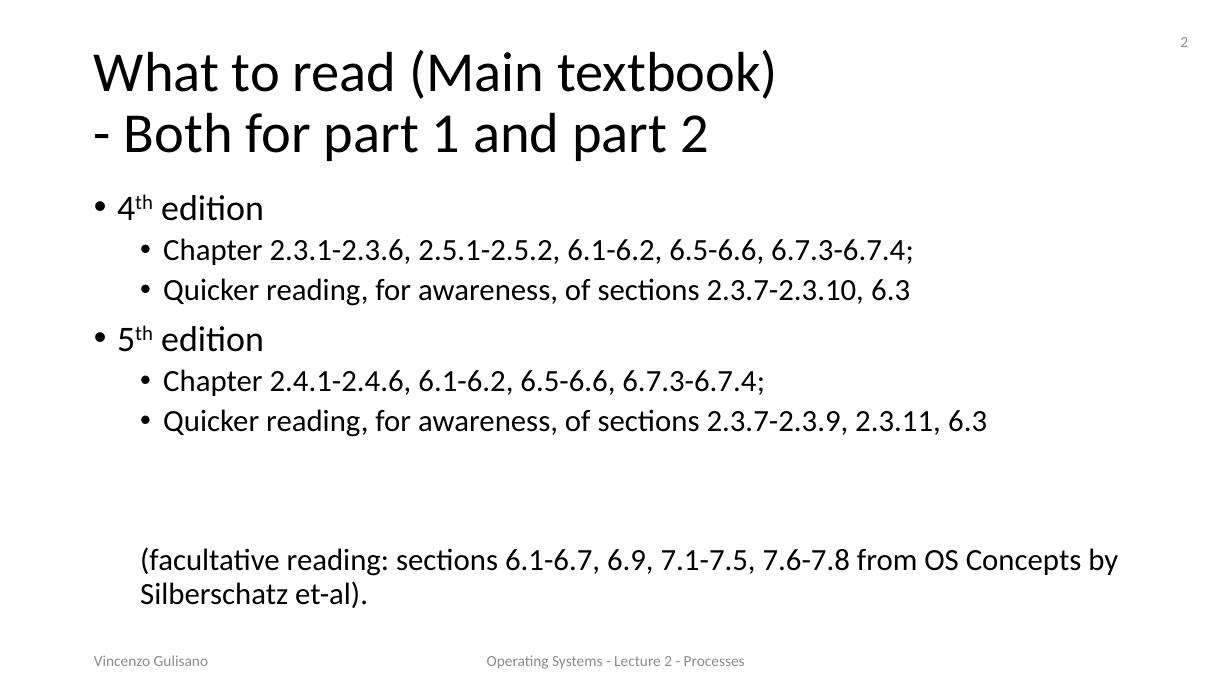
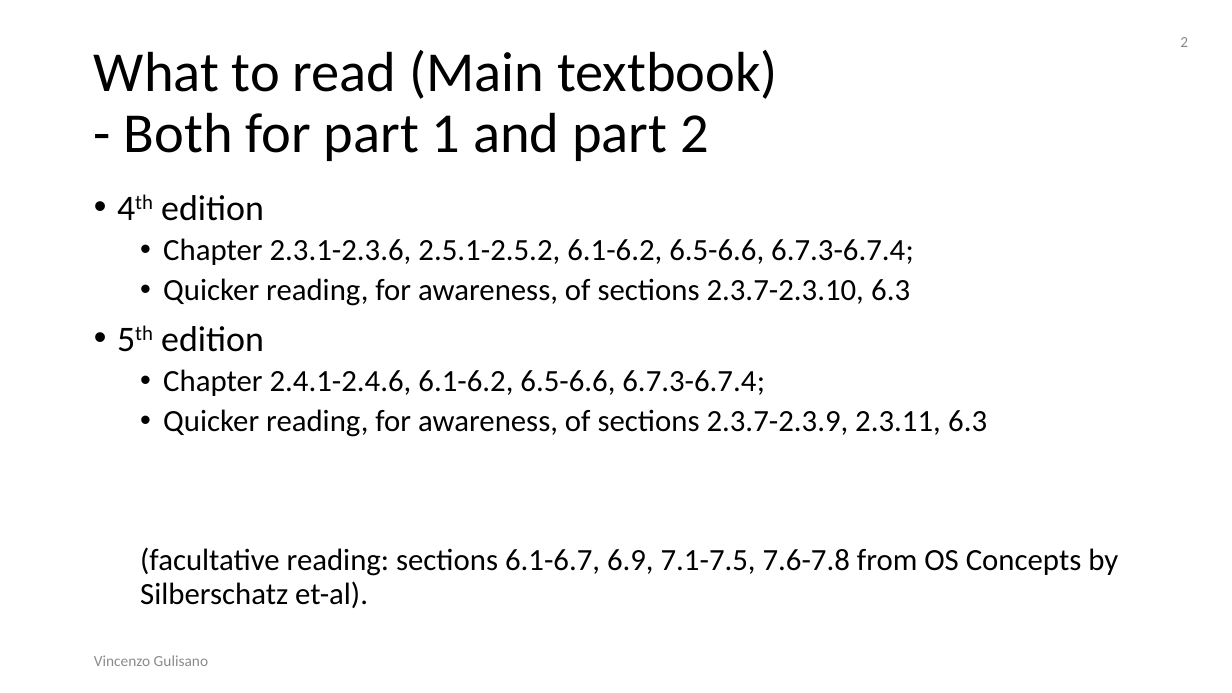
Before and after one commit to vincenzo-gulisano/os_material, a slide deck: slide 2 of slides/synchronization_part_2.pptx. Drawn at 1232x693 pixels with LibreOffice and Linux fonts; fonts in the diff are those of the drawing. Boxes give left, top, right and bottom in pixels: in the first picture for what was removed or moved away, otherwise in the second. Text is boxed around its words. In the diff, an @@ line names an element or a change of style, - is before the commit and + after.

```diff
--- a/slides/synchronization_part_2.pptx
+++ b/slides/synchronization_part_2.pptx
@@ text removed at (x1=487, y1=655, x2=745, y2=669) @@
-Operating Systems - Lecture 2 - Processes
```
Also in this commit, not shown: 41 other slides changed, 5 other files.
